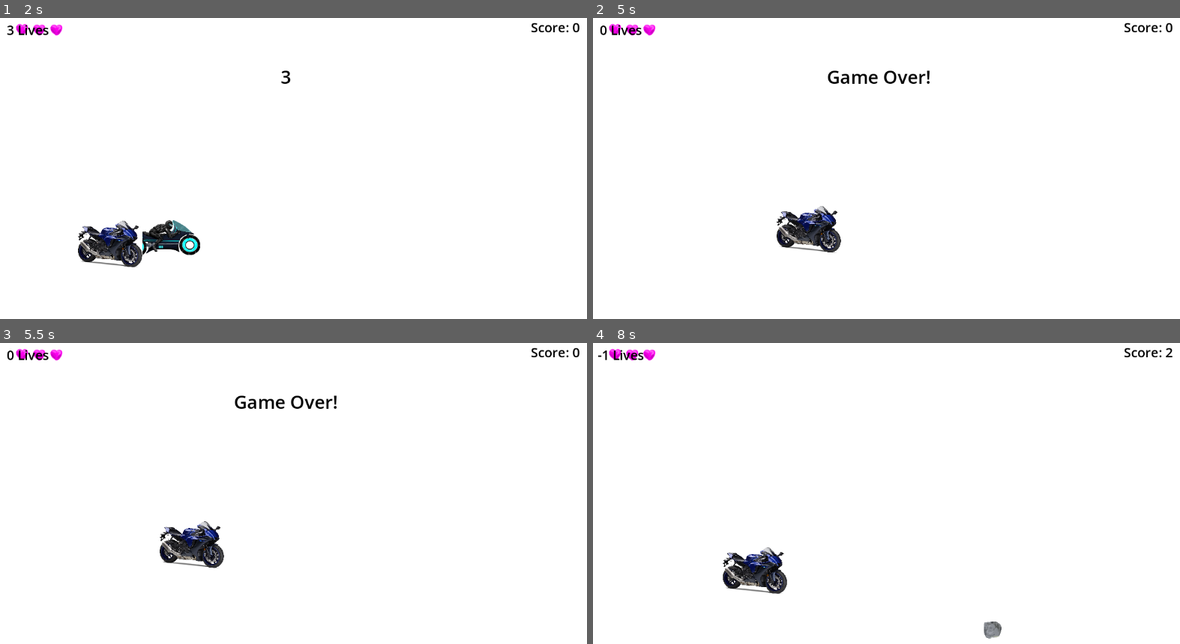
Above: before the commit, frames 1-4 (two rows, left to right).
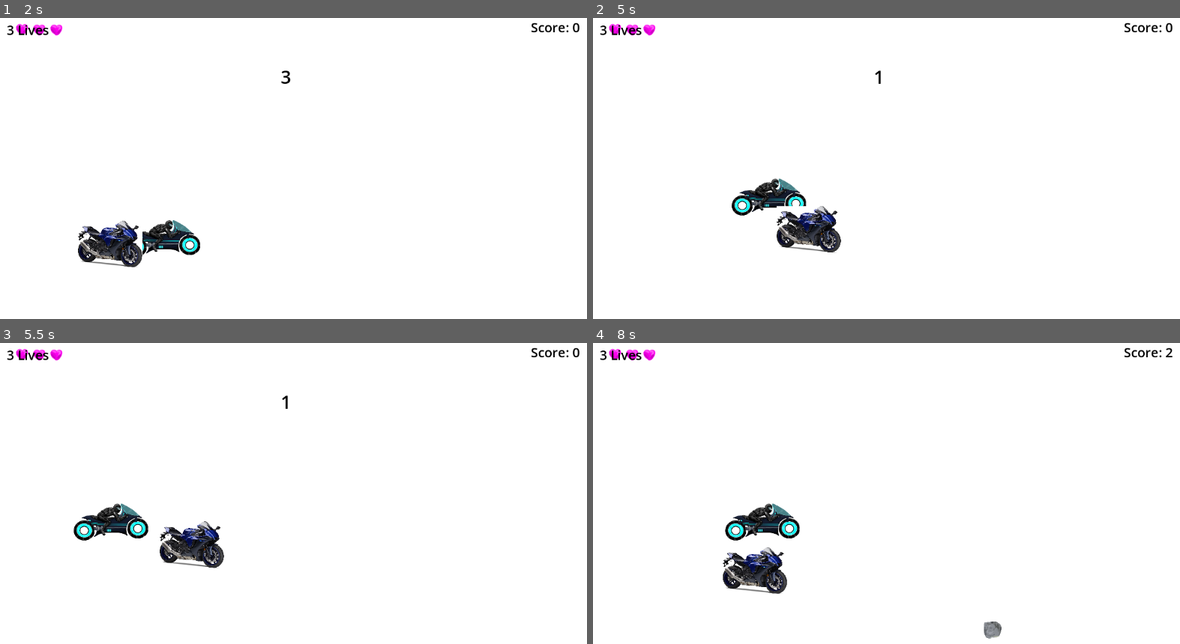
Above: after the commit, the same moments.

Repository: zino212/godot-game-creation
Game: Godot game, scene res://main.tscn
Two runs of this game, one before a commit and one after it. Both use one fixed random seed, a clock stepped at 60 frames per second and the inputs below.
Inputs:
- Up to frame 1 (2 s): click "Start" at 0.5 s; tap Enter at 1.25 s; hold Right (move_right) from 1.28 s (still down)
- Up to frame 2 (5 s): release Right (move_right) at 2.03 s; hold Down (move_down) 2.03-2.78 s; hold Right (move_right) 2.78-3.53 s; hold Up (move_up) 3.53-4.28 s; hold Left (move_left) from 4.28 s (still down)
- Up to frame 3 (5.5 s): keep holding Left (move_left)
- Up to frame 4 (8 s): release Left (move_left) at 5.78 s; hold Down (move_down) 5.78-6.53 s; hold Right (move_right) 6.53-7.28 s; hold Up (move_up) from 7.28 s (still down)

Frame 1 is identical in both runs. In frame 2, 1.3% of the frame differs, in the area x 1-58%, y 2-66%; in frame 3, 1.3%; in frame 4, 1.1%.
Error before the commit: Invalid operands 'Nil' and 'int' in operator '-'. (res://main.gd:63)

Commit message:
Fix project

Diff:
--- a/Player.gd
+++ b/Player.gd
@@ -44,5 +44,5 @@
 
 	position.y = clamp(position.y, screen_size.y/2, screen_size.y - 100)
 
-func _on_body_entered(body):
+func _on_body_entered(_body):
 	hit.emit()
--- a/main.gd
+++ b/main.gd
@@ -57,7 +57,8 @@
 
 
 func _on_player_hit():
-	check_for_lives()
+	#check_for_lives()
+	pass
 
 func check_for_lives():
 	lives -= 1
--- a/main.tscn
+++ b/main.tscn
@@ -1,14 +1,11 @@
+[gd_scene load_steps=8 format=3 uid="uid://bfrdw5t6y3i42"]
 
-[gd_scene load_steps=7 format=3 uid="uid://bfrdw5t6y3i42"]
-
-[ext_resource type="Script" path="res://main.gd" id="1_5vm1h"]
 [ext_resource type="PackedScene" uid="uid://dv0p0cj8x48h3" path="res://Player.tscn" id="1_aso1r"]
-
 [ext_resource type="Script" path="res://main.gd" id="1_e05ru"]
-[ext_resource type="PackedScene" uid="uid://d1al14o0ndgh4" path="res://enemy.tscn" id="2_7x332"]
+[ext_resource type="PackedScene" path="res://enemy.tscn" id="2_7x332"]
 [ext_resource type="PackedScene" uid="uid://cvkqywnnb18xr" path="res://obstacle.tscn" id="2_j0mih"]
 [ext_resource type="PackedScene" uid="uid://bl7ovft0dcrrw" path="res://hud.tscn" id="3_d3w67"]
-[ext_resource type="PackedScene" uid="uid://c15a6yvms4nne" path="res://health_bar.tscn" id="5_qvvs7"]
+[ext_resource type="PackedScene" path="res://health_bar.tscn" id="5_qvvs7"]
 
 [sub_resource type="Curve2D" id="Curve2D_lkqsk"]
 _data = {
@@ -17,9 +14,7 @@
 point_count = 2
 
 [node name="Main" type="Node"]
-
 script = ExtResource("1_e05ru")
-
 
 [node name="ColorRect" type="ColorRect" parent="."]
 anchors_preset = 15
@@ -47,7 +42,6 @@
 
 [node name="Health Bar" parent="." instance=ExtResource("5_qvvs7")]
 
-[editable path="Player"]
 [node name="ObstacleTimer" type="Timer" parent="."]
 wait_time = 3.0
 
@@ -58,10 +52,10 @@
 position = Vector2(1152, 320)
 rotation = 1.5708
 
-[node name="HUD" parent="." instance=ExtResource("3_d3w67")]
-
 [connection signal="hit" from="Player" to="." method="_on_player_hit"]
 [connection signal="timeout" from="StartTimer" to="." method="_on_start_timer_timeout"]
 [connection signal="timeout" from="ScoreTimer" to="." method="_on_score_timer_timeout"]
+[connection signal="start_game" from="HUD" to="." method="new_game"]
 [connection signal="timeout" from="ObstacleTimer" to="." method="_on_obstacle_timer_timeout"]
-[connection signal="start_game" from="HUD" to="." method="new_game"]
+
+[editable path="Player"]
